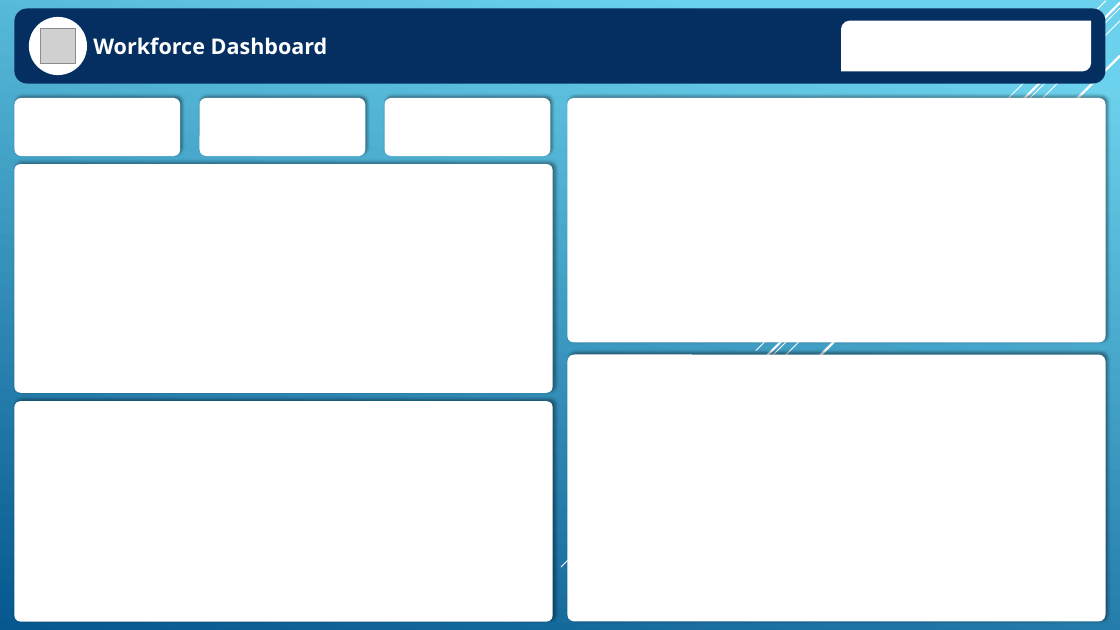
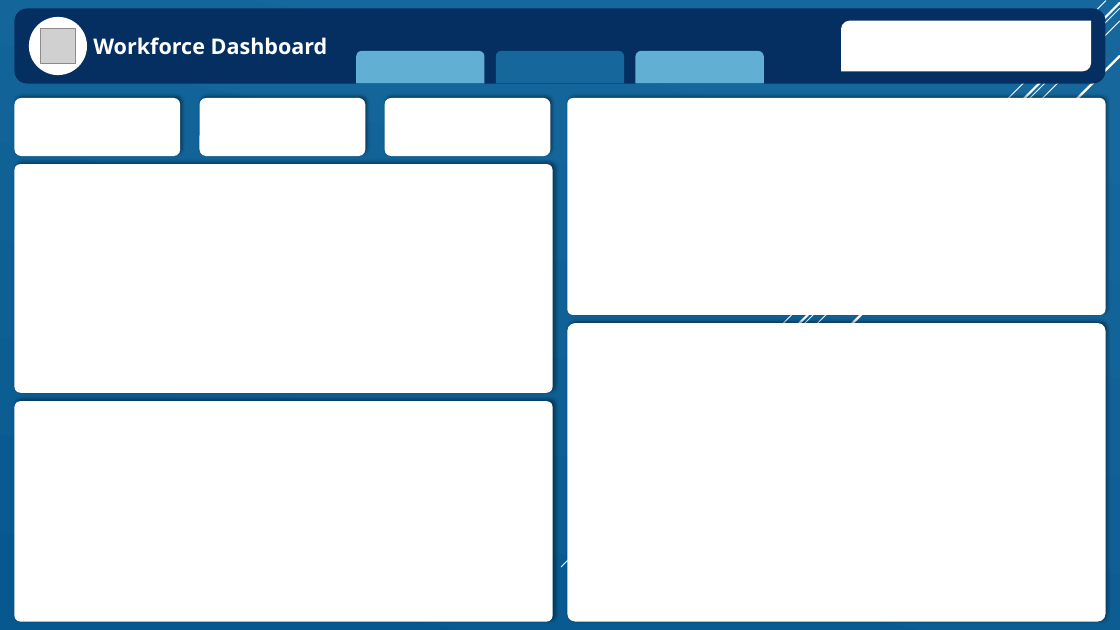
Before and after one commit to MohammadGhanaym/Data-Analysis-Projects, a slide deck: slide 2 of Addressing HR Workforce Challenges/Background/Background Design.pptx. Drawn at 1120x630 pixels with LibreOffice and Linux fonts; fonts in the diff are those of the drawing; grey boxes stand for pictures. Boxes give left, top, right and bottom in pixels: in the first picture for what was removed or moved away, otherwise in the second. Text is boxed around its words. In the diff, an @@ line names an element or a change of style, - is before the commit and + after.

```diff
--- a/Addressing HR Workforce Challenges/Background/Background Design.pptx
+++ b/Addressing HR Workforce Challenges/Background/Background Design.pptx
@@ background gradient #6ED2EB to #06588E to gradient #16689C to #06588E @@
@@ round same rect added at [356,51,485,83], fill #61AFD3 @@
@@ round same rect added at [496,51,624,83], fill #16689C @@
@@ round same rect added at [635,51,764,83], fill #61AFD3 @@
@@ rounded rectangle: place and size @@
-rounded rectangle at [567,98,1106,343]
+rounded rectangle at [567,98,1106,315]
@@ rounded rectangle: place and size @@
-rounded rectangle at [567,355,1106,622]
+rounded rectangle at [567,323,1106,622]
```
Also in this commit, not shown: 1 other slide changed, 1 slide added, 29 other files.
